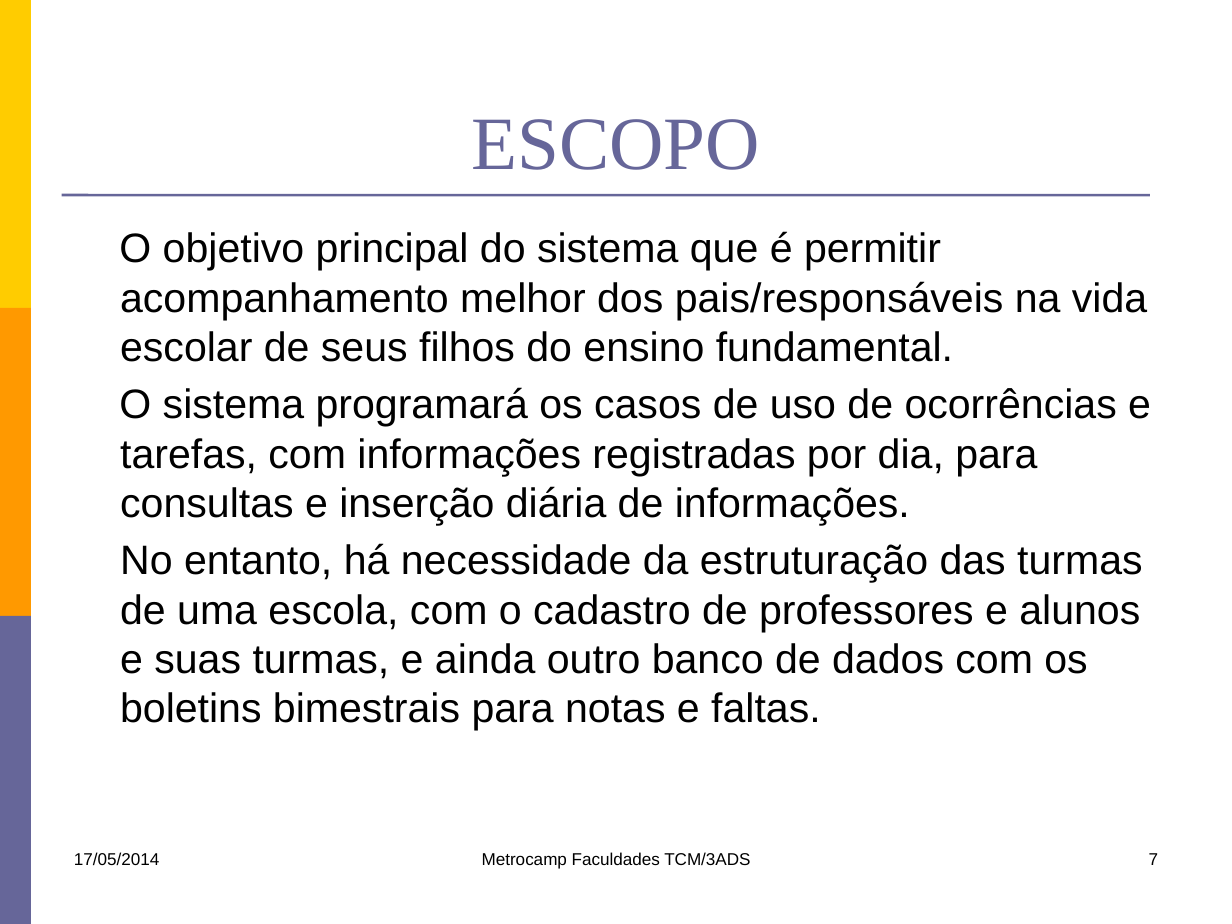
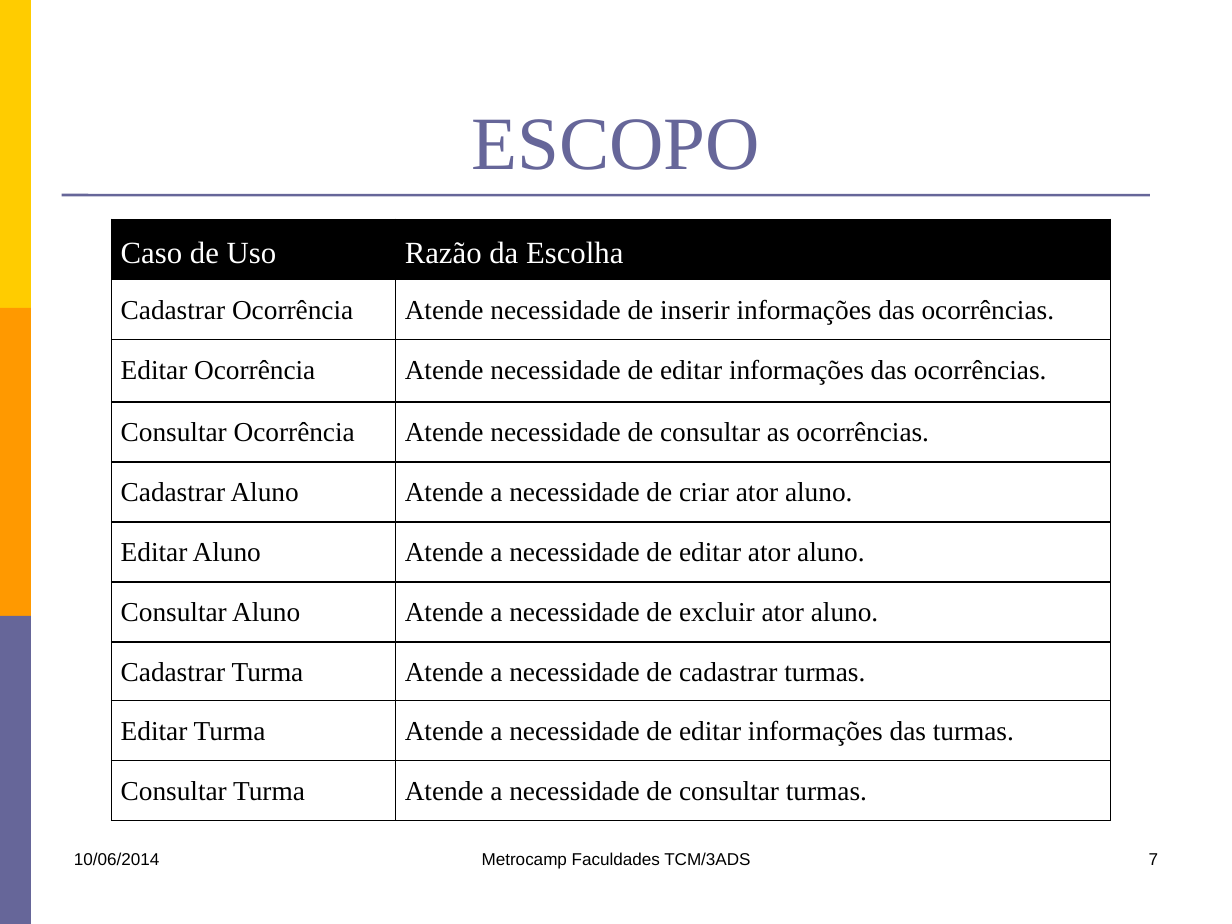
Before and after one commit to lfernandobra/pi5g1s14, a slide deck: slide 7 of documentacao/G5_Apresentacao1sem2014.pptx. Drawn at 1232x924 pixels with LibreOffice and Linux fonts; fonts in the diff are those of the drawing. Boxes give left, top, right and bottom in pixels: in the first picture for what was removed or moved away, otherwise in the second. Text is boxed around its words. In the diff, an @@ line names an element or a change of style, - is before the commit and + after.

```diff
--- a/documentacao/G5_Apresentacao1sem2014.pptx
+++ b/documentacao/G5_Apresentacao1sem2014.pptx
@@ table added at (112, 219, 1112, 821), 10 rows, 2 columns @@
+Caso de Uso | Razão da Escolha
+Cadastrar Ocorrência | Atende necessidade de inserir informações das ocorrências.
+Editar Ocorrência | Atende necessidade de editar informações das ocorrências.
+Consultar Ocorrência | Atende necessidade de consultar as ocorrências.
+Cadastrar Aluno | Atende a necessidade de criar ator aluno.
+Editar Aluno | Atende a necessidade de editar ator aluno.
+Consultar Aluno | Atende a necessidade de excluir ator aluno.
+Cadastrar Turma | Atende a necessidade de cadastrar turmas.
+Editar Turma | Atende a necessidade de editar informações das turmas.
+Consultar Turma | Atende a necessidade de consultar turmas.
@@ text removed at (119, 231, 1151, 731) @@
-O objetivo principal do sistema que é permitir acompanhamento melhor dos pais/responsáveis na vida escolar de seus filhos do ensino fundamental.
-O sistema programará os casos de uso de ocorrências e tarefas, com informações registradas por dia, para consultas e inserção diária de informações.
-No entanto, há necessidade da estruturação das turmas de uma escola, com o cadastro de professores e alunos e suas turmas, e ainda outro banco de dados com os boletins bimestrais para notas e faltas.
@@ text at (74, 852, 159, 866): text changed @@
-17/05/2014
+10/06/2014
```
Also in this commit, not shown: 7 other slides changed, 1 other file.
